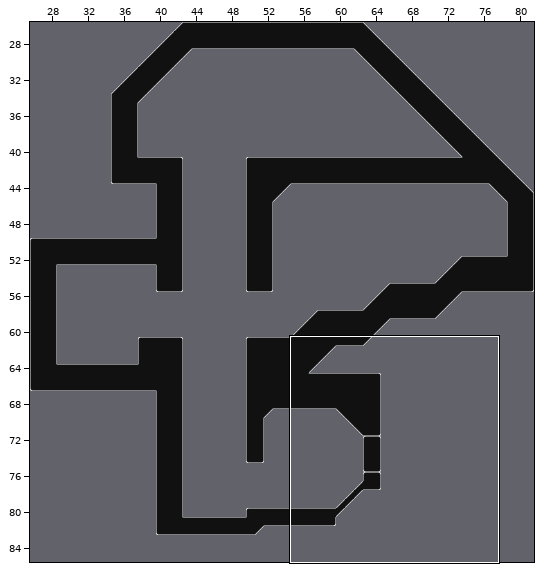
Two versions of a level (Tiled map, core/assets/Maps/SS_Tunicate_Multi.tmx). Above: a wide view before the commit, with the close-up outlined.
Close-up. Before the commit:
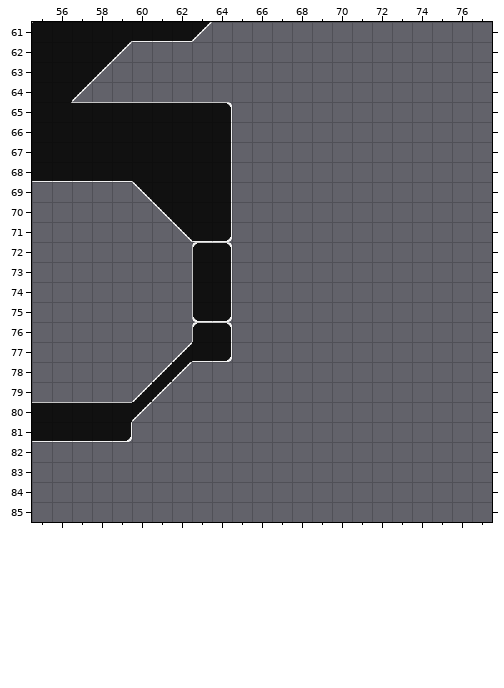
Cells are 32x32 px. Shown: x 55..77, y 61..85. The old version is drawn lined up with the new one.
Once edited:
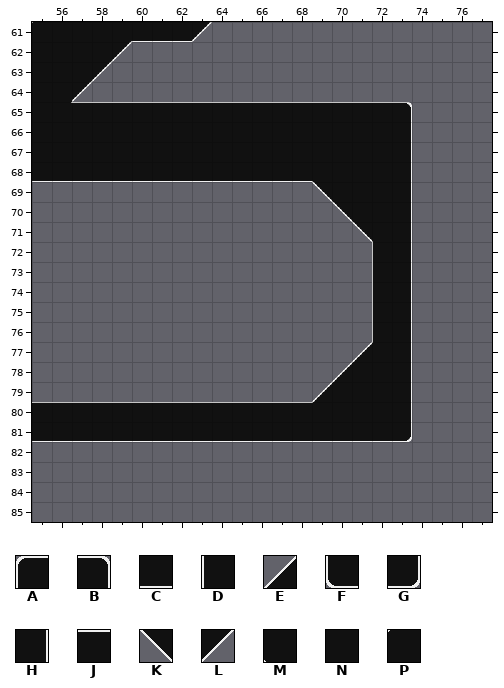
Key: from "tileset_0": A 0, B 1, C 2, D 3, E 4, F 6, G 7, H 8, J 9, K 10, L 11, M 13, N 14, P 19.
_ is an empty cell.
From old to new:
everything moved by -3,-8 cells (the old picture is shown already moved)
Layer "Tile Layer 1":
Tile B now appears in row 65 at x 73.
The author changed tile G to tile C in row 81 at x 59.
The author changed tile H to tile C in row 68 at x 64.
The author changed tile M to tile C in row 68 at x 60.
The author changed tile N to tile C in row 68 at x 61 to 63.
Tile C now appears in row 68 at x 65 to 68; in row 81 at x 60 to 72.
Tile D now appears in rows 72 to 76 at x 72.
Tile E now appears in row 77 at x 71; in row 78 at x 70; in row 79 at x 69.
Tile G now appears in row 81 at x 73.
Tile H now appears in rows 66 to 80 at x 73.
The author changed tile B to tile J in row 65 at x 64.
The author changed tile L to tile J in row 80 at x 60.
Tile J now appears in row 65 at x 65 to 72; in row 80 at x 61 to 68.
Tile K now appears in row 69 at x 69; in row 70 at x 70; in row 71 at x 71.
Tile M now appears in row 68 at x 69; in row 69 at x 70; in row 70 at x 71; in row 71 at x 72.
The author changed tile H to tile N in rows 66 to 67 at x 64.
Tile N now appears in rows 66 to 67 at x 65 to 72; in row 68 at x 70 to 72; in row 69 at x 71 to 72; in row 70 at x 72; in row 78 at x 72; in row 79 at x 71 to 72.
Tile N now appears in row 80 at x 70 to 72.
Tile P now appears in row 77 at x 72; in row 78 at x 71; in row 79 at x 70; in row 80 at x 69.
The edit erases tile A in row 72 at x 63; in row 76 at x 63.
The edit erases tile B in row 72 at x 64; in row 76 at x 64.
The edit erases tile C in row 71 at x 63; in row 77 at x 63.
The edit erases tile D in rows 73 to 74 at x 63.
The edit erases tile E in row 77 at x 62; in row 78 at x 61; in row 79 at x 60.
The edit erases tile F in row 75 at x 63.
The edit erases tile G in row 71 at x 64; in row 75 at x 64; in row 77 at x 64.
The edit erases tile H in rows 69 to 70 at x 64; in rows 73 to 74 at x 64.
The edit erases tile K in row 69 at x 60; in row 70 at x 61; in row 71 at x 62.
The edit erases tile L in row 78 at x 62; in row 79 at x 61.
The edit erases tile M in row 69 at x 61; in row 70 at x 62.
The edit erases tile N in row 69 at x 62 to 63; in row 70 at x 63.
Where, in picture pixels (left, top, right, bottom), the same in both close-ups:
changed: (127, 102, 412, 442)
